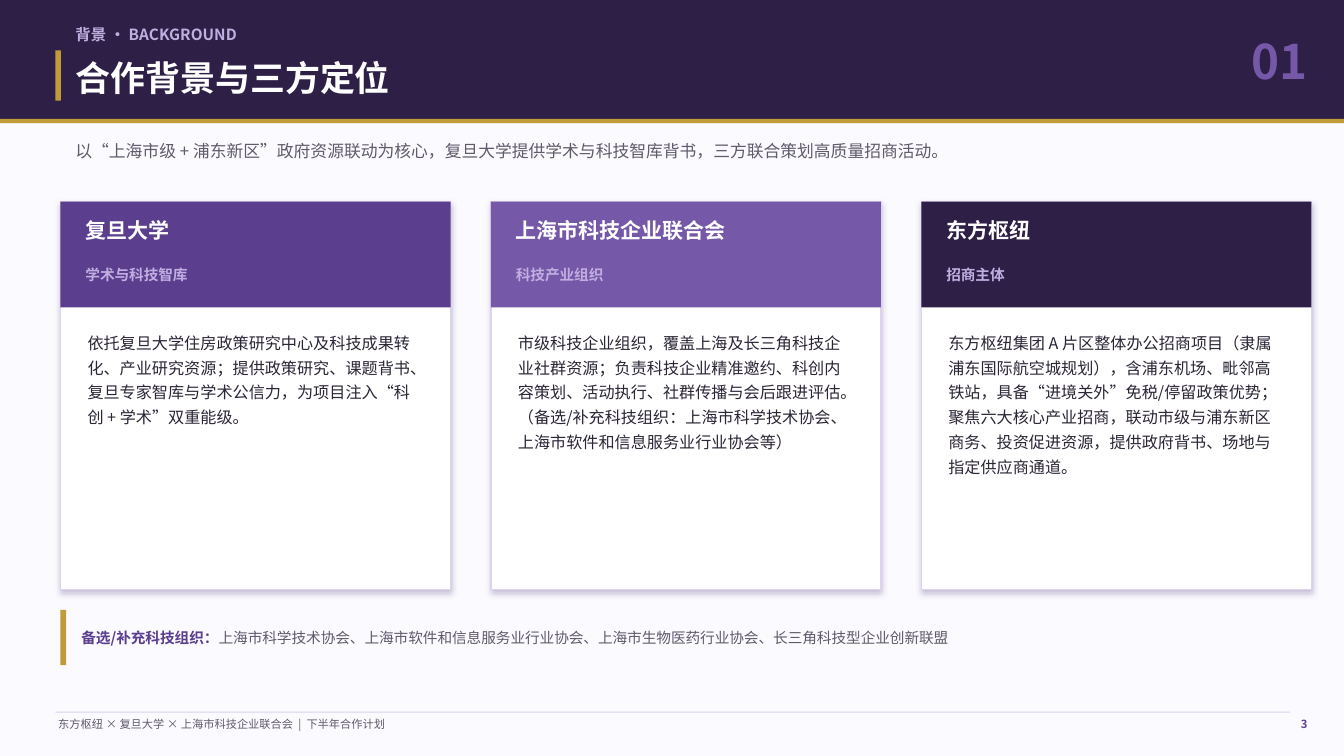
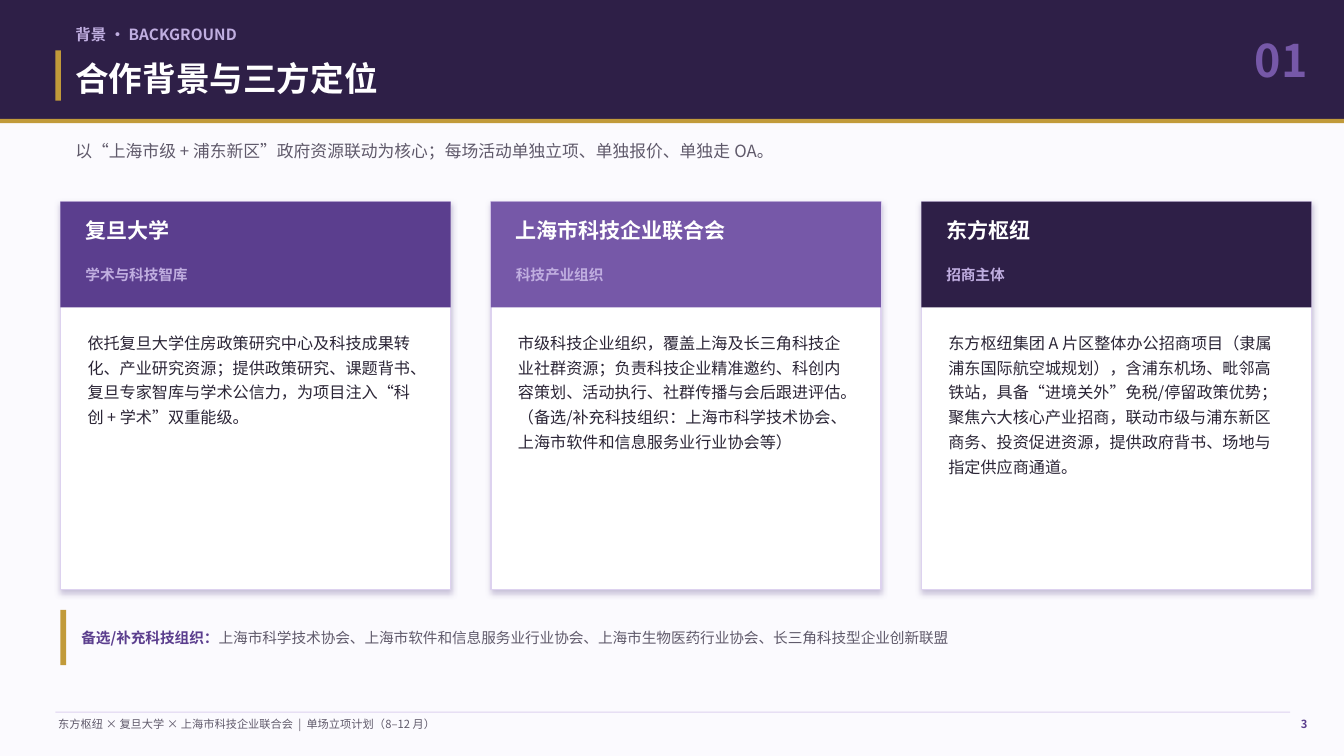
Before and after one commit to hujigang2010-maker/AIDEN, a slide deck: slide 3 of 东方枢纽三方合作计划_汇报PPT.pptx. Drawn at 1344x756 pixels with LibreOffice and Linux fonts; fonts in the diff are those of the drawing. Boxes give left, top, right and bottom in pixels: in the first picture for what was removed or moved away, otherwise in the second. Text is boxed around its words. In the diff, an @@ line names an element or a change of style, - is before the commit and + after.

```diff
--- a/东方枢纽三方合作计划_汇报PPT.pptx
+++ b/东方枢纽三方合作计划_汇报PPT.pptx
@@ text "01" at (x1=1255, y1=43, x2=1308, y2=78): size 34 to 32 pt @@
@@ text "合作背景与三方定位" at (x1=75, y1=62, x2=377, y2=94): size 25 to 24 pt @@
@@ text at (x1=75, y1=143, x2=773, y2=160): text changed @@
-以“上海市级 + 浦东新区”政府资源联动为核心，复旦大学提供学术与科技智库背书，三方联合策划高质量招商活动。
+以“上海市级 + 浦东新区”政府资源联动为核心；每场活动单独立项、单独报价、单独走 OA。
@@ text at (x1=58, y1=718, x2=435, y2=729): text changed @@
-东方枢纽 × 复旦大学 × 上海市科技企业联合会 | 下半年合作计划
+东方枢纽 × 复旦大学 × 上海市科技企业联合会 | 单场立项计划（8–12 月）
```
Also in this commit, not shown: 12 other slides changed, 7 slides added, 6 slides removed, 5 other files.
